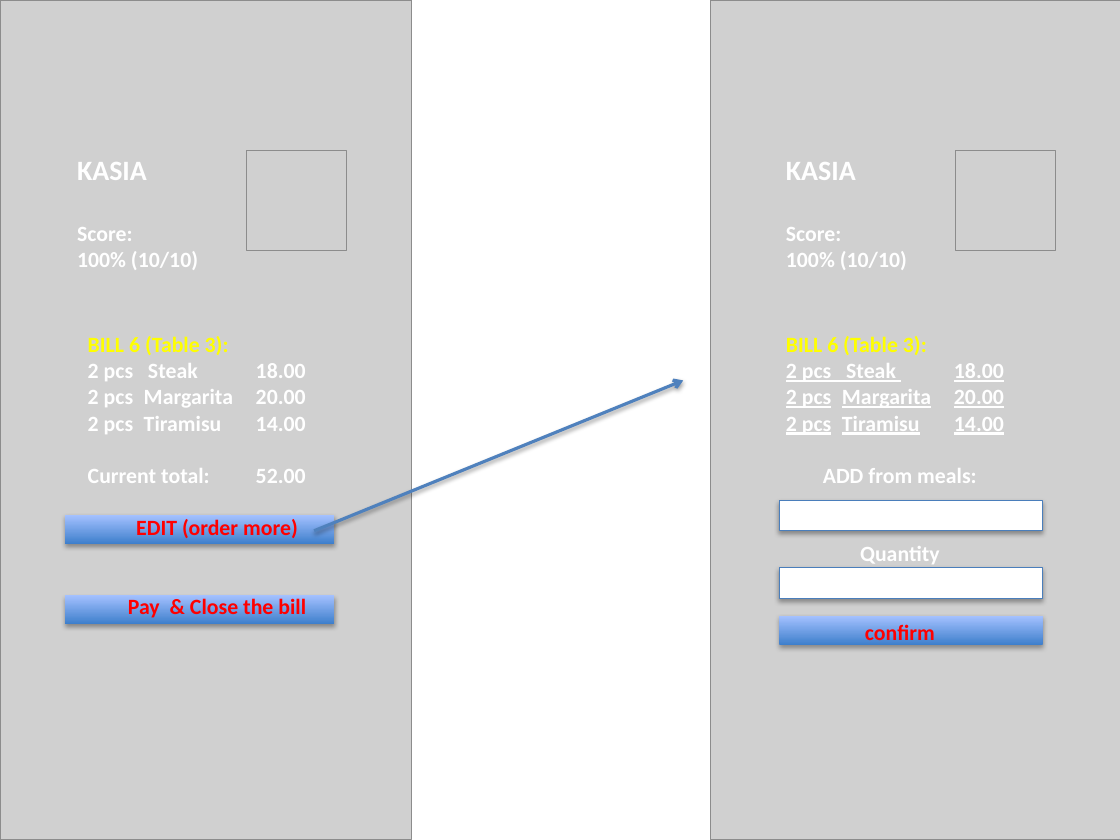
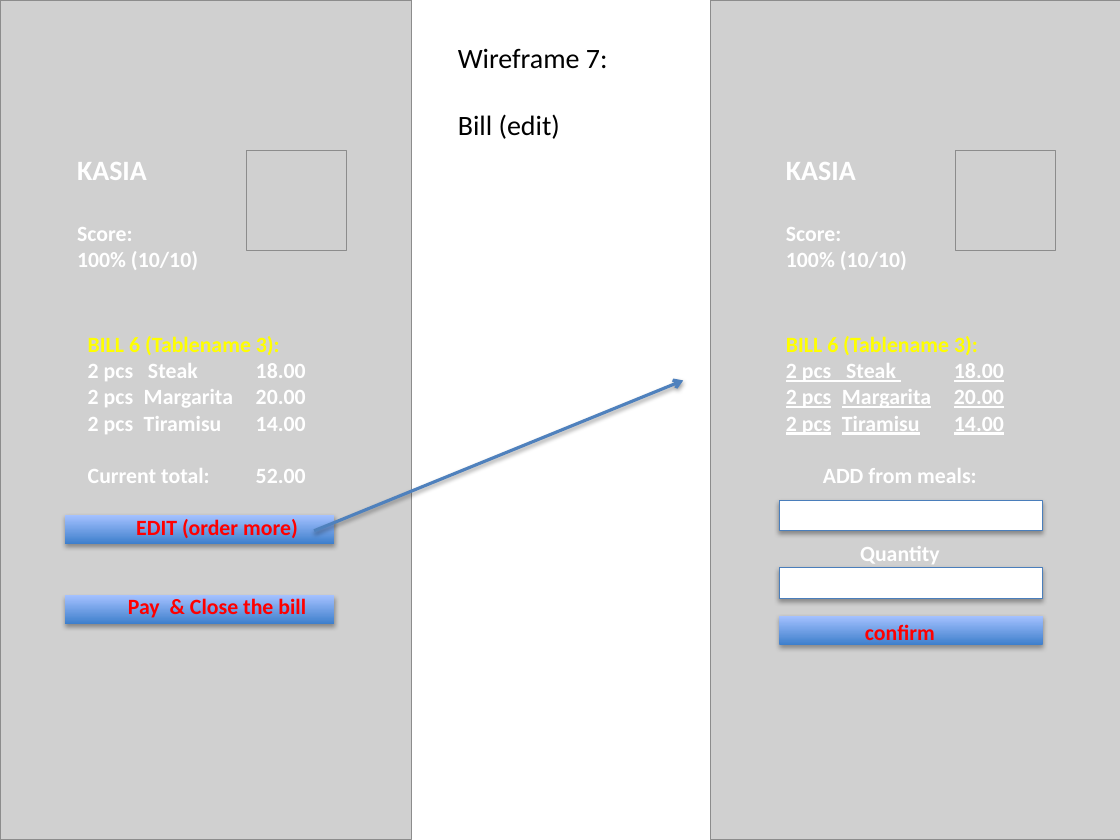
Before and after one commit to orbitka/RESTaurantApp, a slide deck: slide 11 of ERD+wireframes.pptx. Drawn at 1120x840 pixels with LibreOffice and Linux fonts; fonts in the diff are those of the drawing; grey boxes stand for pictures. Boxes give left, top, right and bottom in pixels: in the first picture for what was removed or moved away, otherwise in the second. Text is boxed around its words. In the diff, an @@ line names an element or a change of style, - is before the commit and + after.

```diff
--- a/ERD+wireframes.pptx
+++ b/ERD+wireframes.pptx
@@ text added at bbox=[458, 48, 608, 139], 18 pt, text #000000 @@
+Wireframe 7:
+Bill (edit)
@@ text at bbox=[88, 336, 280, 355]: text changed @@
-BILL 6 (Table 3):
+BILL 6 (Tablename 3):
@@ text at bbox=[786, 336, 978, 355]: text changed @@
-BILL 6 (Table 3):
+BILL 6 (Tablename 3):
```
Also in this commit, not shown: 8 other slides changed, 59 other files.
